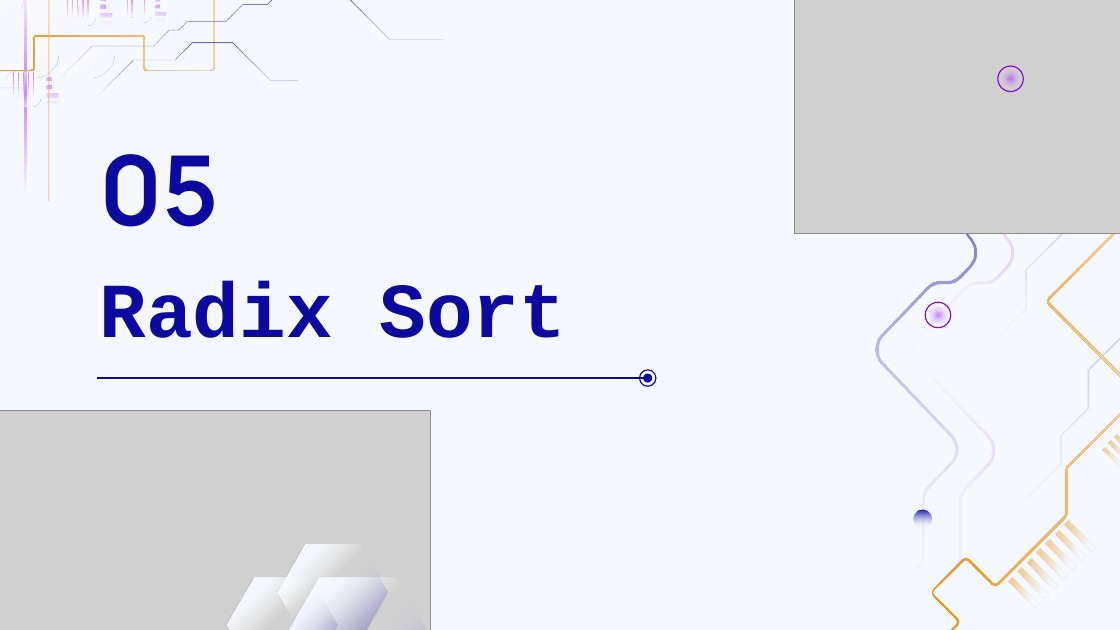
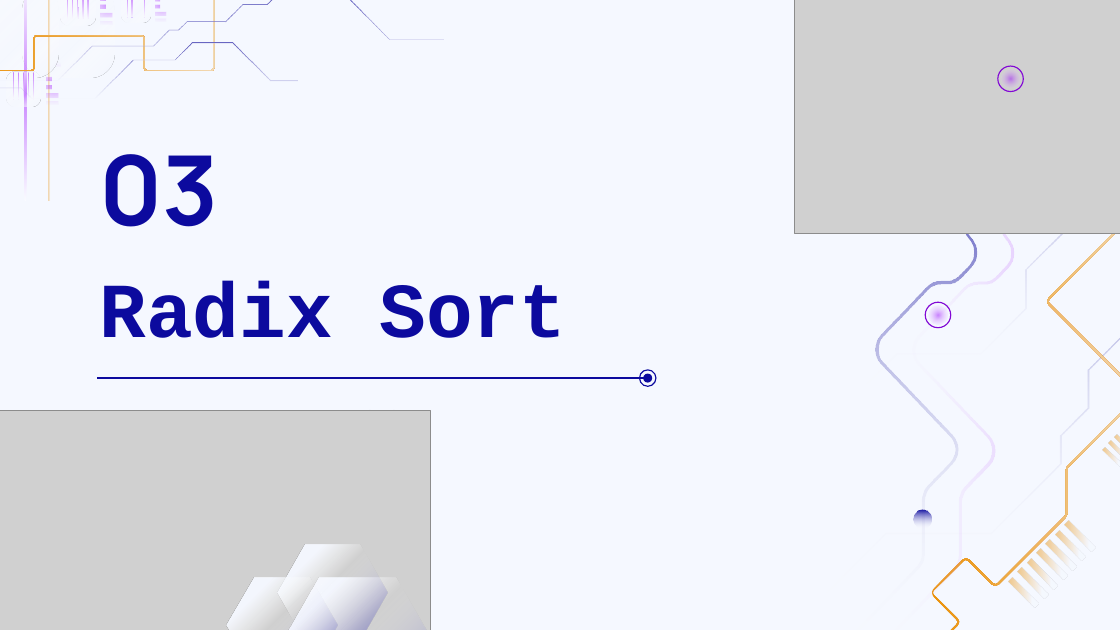
Before and after one commit to biancalautaru/Sorting-Algorithms-Comparison, a slide deck: slide 7 of Algoritmi de sortare.pptx (slide 11 before the commit). Drawn at 1120x630 pixels with LibreOffice and Linux fonts; fonts in the diff are those of the drawing; grey boxes stand for pictures. Boxes give left, top, right and bottom in pixels: in the first picture for what was removed or moved away, otherwise in the second. Text is boxed around its words. In the diff, an @@ line names an element or a change of style, - is before the commit and + after.

```diff
--- a/Algoritmi de sortare.pptx
+++ b/Algoritmi de sortare.pptx
@@ title at [99,154,219,227]: text changed @@
-05
+03
```
Also in this commit, not shown: 5 other slides changed, 4 slides added, 2 slides removed, 3 other files.
